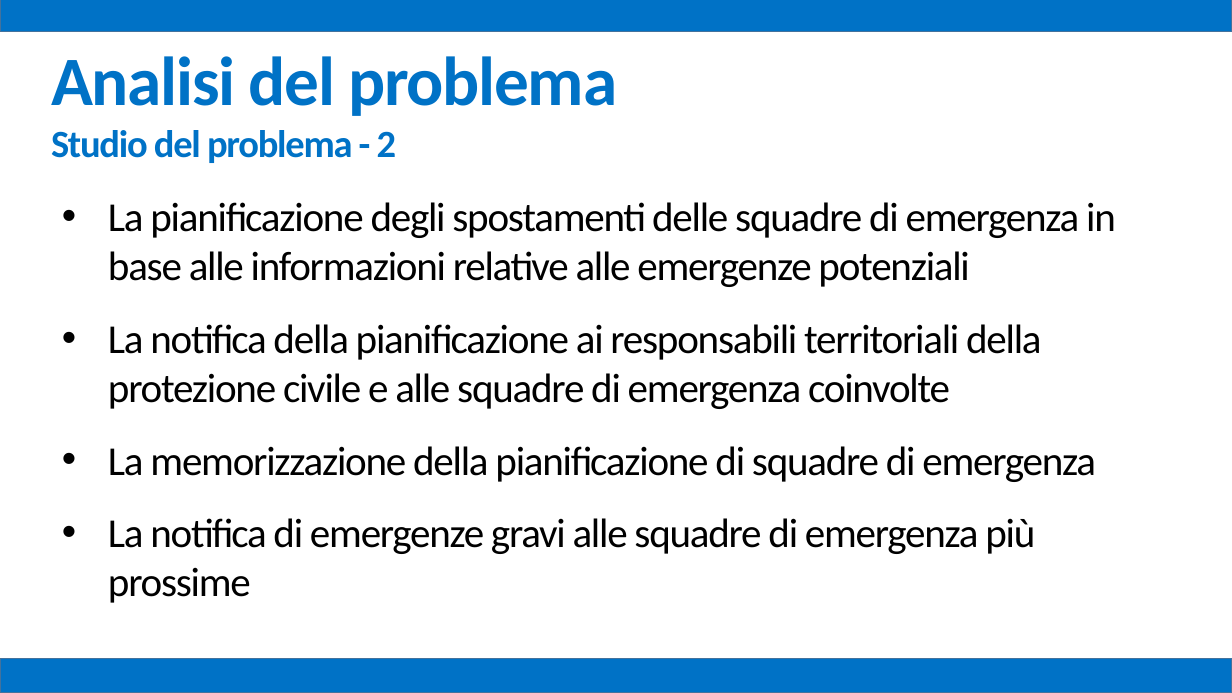
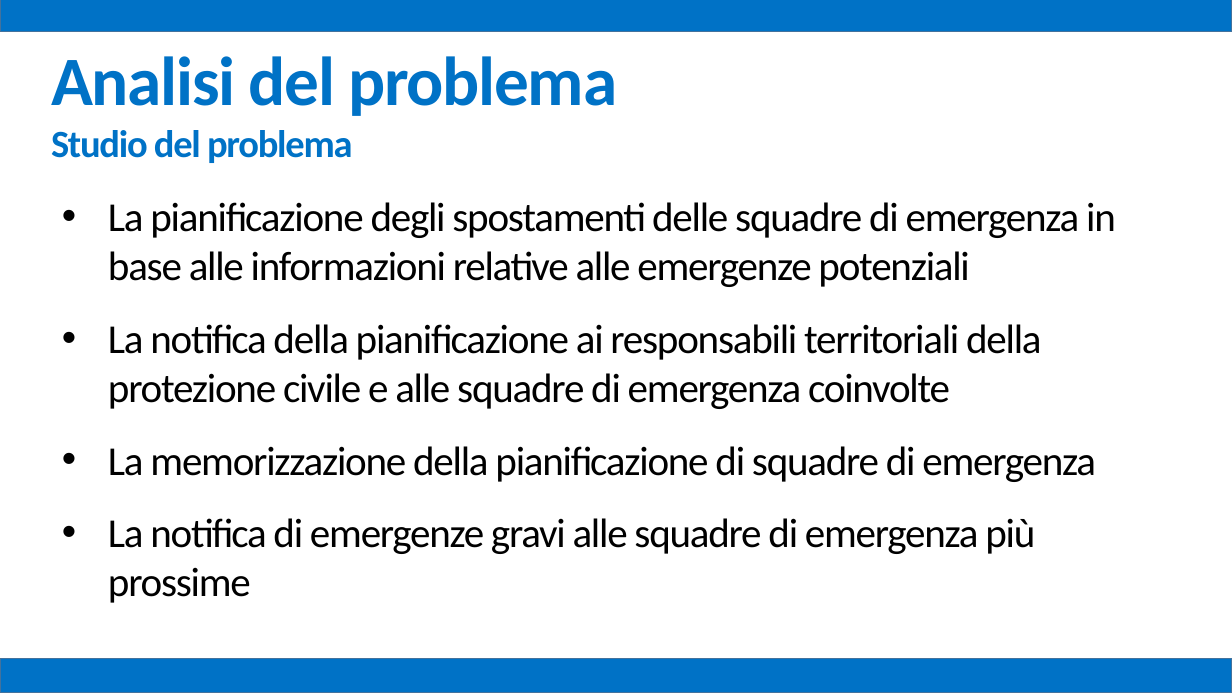
Before and after one commit to mz1991/ProgettoFebbraio2015, a slide deck: slide 6 of Febbraio 2015.pptx. Drawn at 1232x693 pixels with LibreOffice and Linux fonts; fonts in the diff are those of the drawing. Boxes give left, top, right and bottom in pixels: in the first picture for what was removed or moved away, otherwise in the second. Text is boxed around its words. In the diff, an @@ line names an element or a change of style, - is before the commit and + after.

```diff
--- a/Febbraio 2015.pptx
+++ b/Febbraio 2015.pptx
@@ text at (x1=51, y1=130, x2=352, y2=163): text changed @@
-Studio del problema - 2
+Studio del problema
```
Also in this commit, not shown: 33 other slides changed.
